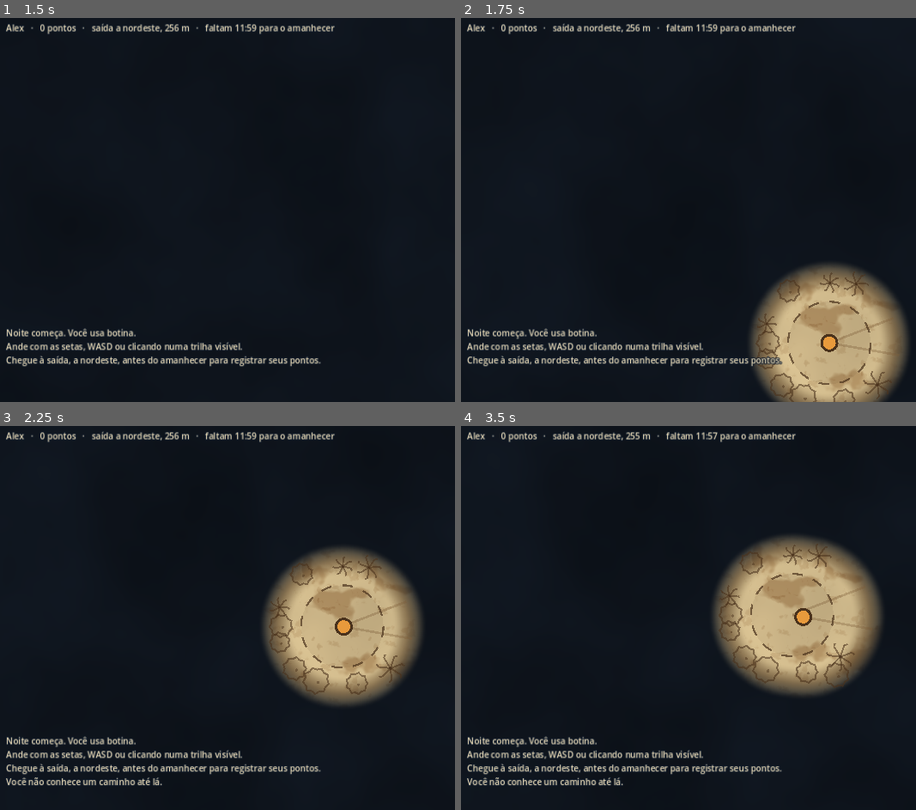
Above: before the commit, frames 1-4 (two rows, left to right).
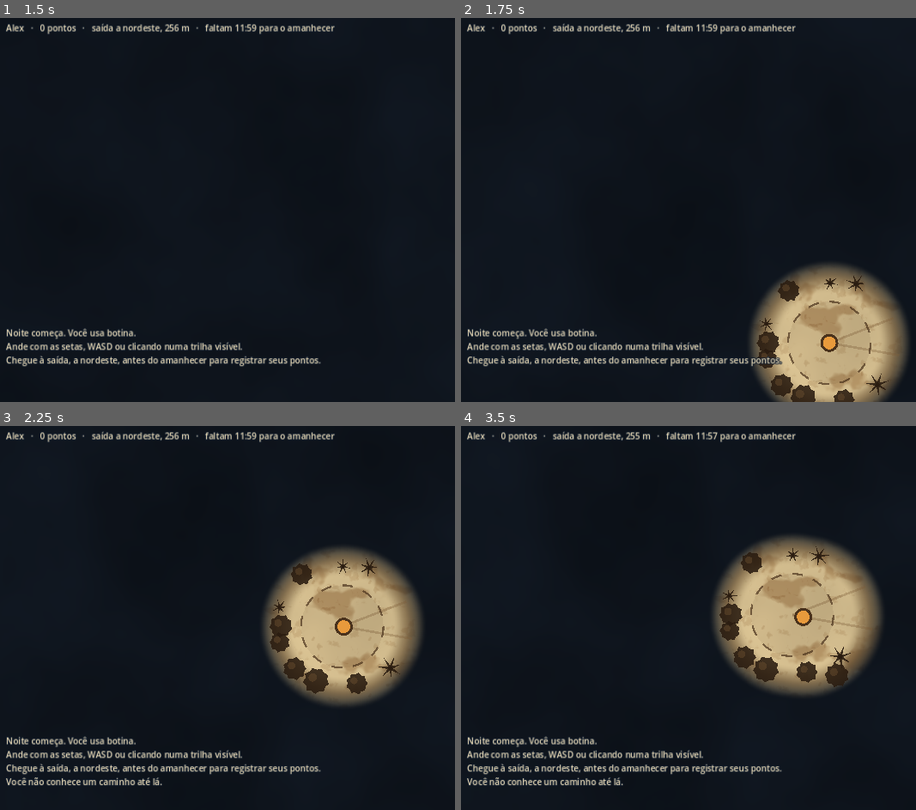
Above: after the commit, the same moments.

Repository: LuviqueVianna/UltimaNoite
Game: Godot game, scene res://cenas/main.tscn
The game is run twice, just before and just after one commit, with the same random seed, the same clock (stepped at 60 frames per second) and the same inputs.
Inputs (mouse positions are in pixels of both pictures, inside the frame that each line leads up to):
- Up to frame 1 (1.5 s): click (341, 156) at 0.52 s; type "Alex" at 0.6 s; click "Começar a noite" at 1.25 s
- Up to frame 2 (1.75 s): no input
- Up to frame 3 (2.25 s): move the mouse to (outside the picture) at 2.02 s; hold Right from 2.03 s (still down); click (outside the picture) at 2.17 s
- Up to frame 4 (3.5 s): move the mouse to (665, 637) at 2.77 s; release Right at 2.78 s; hold Down from 2.78 s (still down)

Frame 1 is identical in both runs. In frame 2, 1.4% of the frame differs, in the area x 64-94%, y 66-100%; in frame 3, 1.6%; in frame 4, 1.9%, in the area x 56-87%, y 30-69%.

Commit message:
Árvores com copa escura e cheia
Co-Authored-By: Claude Opus 5.5 <noreply@anthropic.com>
Claude-Session: https://claude.ai/code/session_015T13S23q4rvJosTmgDCmaC

Diff:
--- a/godot/scripts/cenas/mapa_view.gd
+++ b/godot/scripts/cenas/mapa_view.gd
@@ -251,24 +251,24 @@
 	var c: Vector2 = a["pos"] * ESCALA
 	var r: float = a["raio"] * ESCALA
 	var giro: float = a["giro"]
-	var tinta := Color(COR_TINTA, 0.55)
+	var escura := Color("#2a1c10", 0.88)
 	if a["tipo"] == "palmeira":
-		var linhas := PackedVector2Array()
+		# Embaúba/palmeira: folhas escuras em estrela
 		for k in 7:
 			var ang := giro + TAU * k / 7.0
-			var ponta := c + Vector2(cos(ang), sin(ang)) * r
-			linhas.append_array([c, ponta, ponta, ponta + Vector2(cos(ang + 0.9), sin(ang + 0.9)) * r * 0.3])
-		alvo.draw_multiline(linhas, tinta, 1.3)
-		alvo.draw_circle(c, r * 0.14, tinta)
+			var dir := Vector2(cos(ang), sin(ang))
+			var lado := dir.orthogonal() * r * 0.13
+			alvo.draw_colored_polygon(PackedVector2Array([c + lado, c + dir * r, c - lado]), escura)
+		alvo.draw_circle(c, r * 0.18, escura)
 		return
-	alvo.draw_circle(c, r, Color(COR_TINTA, 0.09))
+	# Copa: folhagem escura com borda recortada e um reflexo mais claro
 	var pts := PackedVector2Array()
-	for k in 19:
+	for k in 18:
 		var ang := giro + TAU * k / 18.0
 		var bico := 1.0 if k % 2 == 0 else 0.84
 		pts.append(c + Vector2(cos(ang), sin(ang)) * r * bico)
-	alvo.draw_polyline(pts, tinta, 1.3)
-	alvo.draw_circle(c + Vector2(r * 0.15, r * 0.12), r * 0.12, Color(COR_TINTA, 0.45))
+	alvo.draw_colored_polygon(pts, escura)
+	alvo.draw_circle(c + Vector2(-r * 0.25, -r * 0.25), r * 0.32, Color(COR_TINTA_CLARA, 0.35))
 
 
 func _arco_tracejado(c: Vector2, r: float, cor: Color) -> void:
Not shown, changed: docs/MVP_v0.4.md
